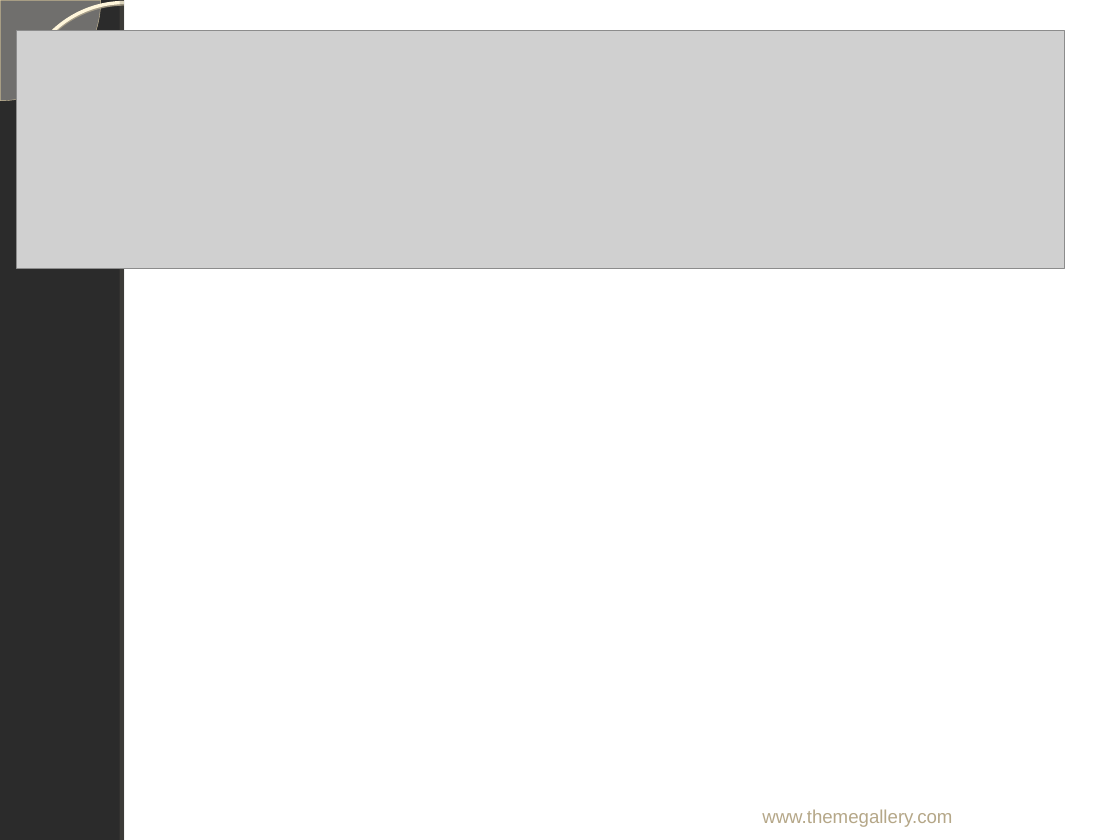
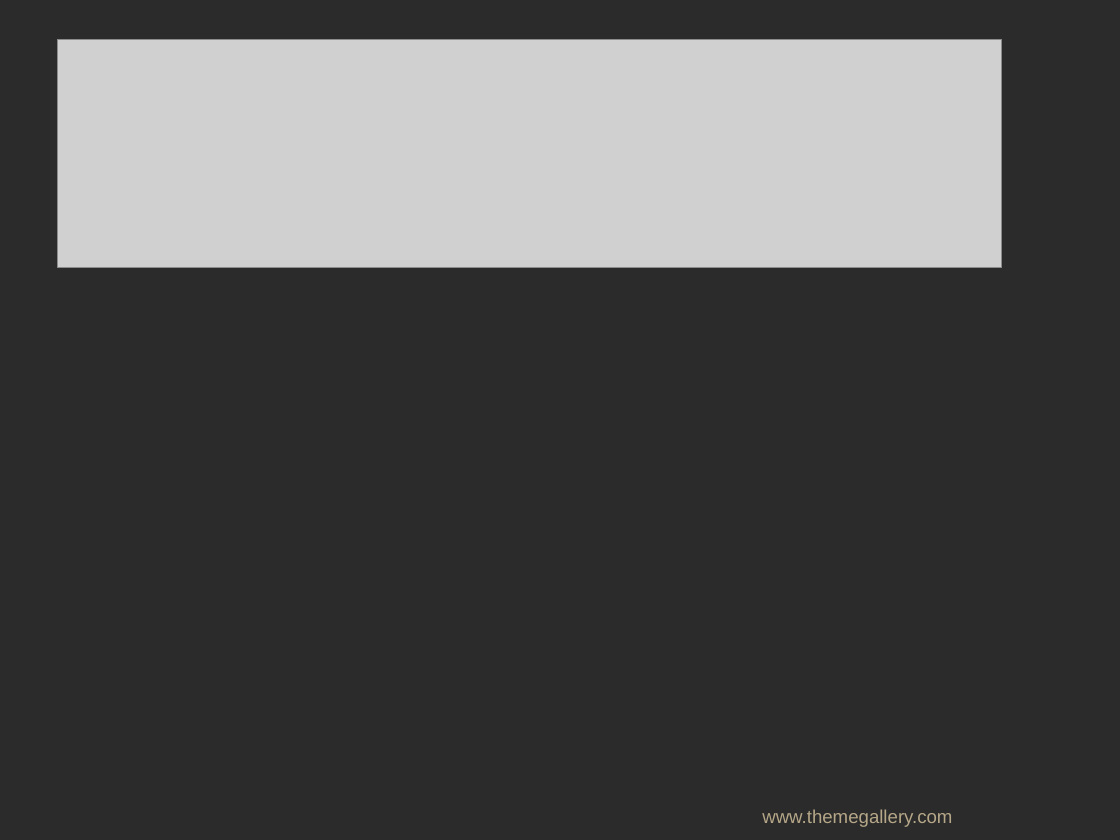
Before and after one commit to joblackpoc/Jobs_SSJ, a slide deck: slide 1 of นิเทศก์/Ready/18เมษายน62/หมออนุ_งานสูงอายุระดับเขต_บ่าย.ppt. Drawn at 1120x840 pixels with LibreOffice and Linux fonts; fonts in the diff are those of the drawing; grey boxes stand for pictures; background and template pictures are left out; a plain dark background stands for a picture behind light text. Boxes give left, top, right and bottom in pixels: in the first picture for what was removed or moved away, otherwise in the second. Text is boxed around its words. In the diff, an @@ line names an element or a change of style, - is before the commit and + after.

```diff
--- a/นิเทศก์/Ready/18เมษายน62/หมออนุ_งานสูงอายุระดับเขต_บ่าย.ppt
+++ b/นิเทศก์/Ready/18เมษายน62/หมออนุ_งานสูงอายุระดับเขต_บ่าย.ppt
@@ freeform shape removed at bbox=[0, 0, 101, 101] @@
@@ ellipse removed at bbox=[20, 2, 228, 211] @@
@@ rectangle removed at bbox=[124, 0, 1120, 840] @@
@@ rectangle removed at bbox=[124, 0, 133, 840] @@
@@ picture: place and size @@
-picture at bbox=[17, 30, 1065, 268]
+picture at bbox=[57, 39, 1001, 267]
```
Also in this commit, not shown: 10 other slides changed, 1 slide added, 1 slide removed, 13 other files.
